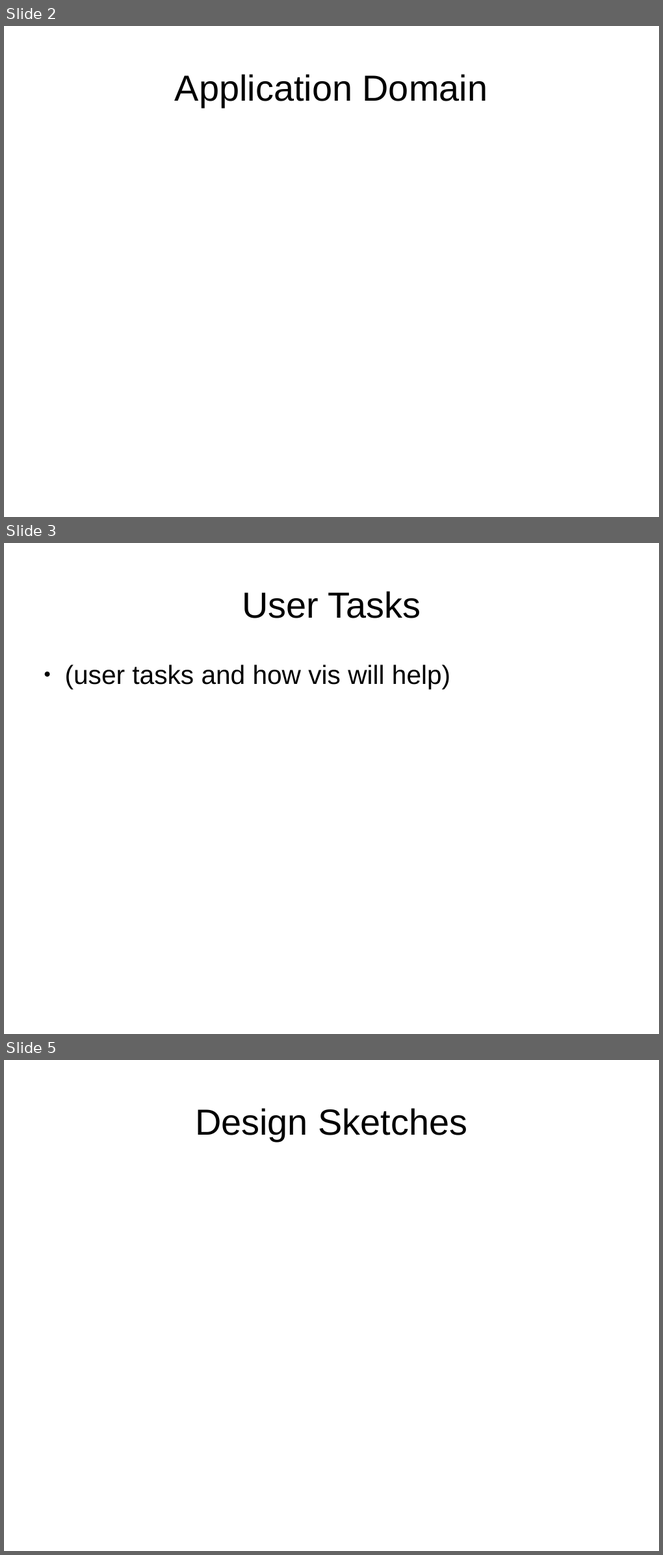
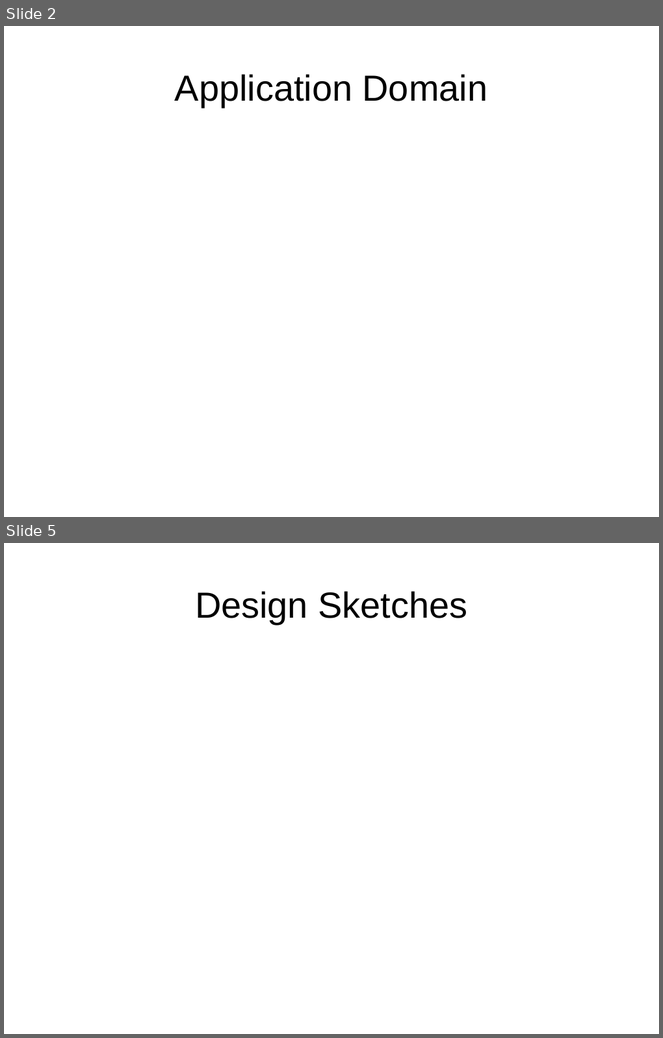
Before and after one commit to seachel/Treehehe, a slide deck: Presentation/VA_presentation.odp. Shown one above the other, each under a label of ours: slides 2, 3 and 5 before the commit, slides 2 and 5 after it; the slides between them are not shown. The pictures are 663x1555 and 663x1038 pixels, drawn with LibreOffice and Linux fonts; fonts in the diff are those of the drawing. Boxes give left, top, right and bottom in pixels: in the first picture for what was removed or moved away, otherwise in the second. Text is boxed around its words. In the diff, an @@ line names an element or a change of style, - is before the commit and + after.

```diff
--- a/Presentation/VA_presentation.odp
+++ b/Presentation/VA_presentation.odp
@@ slide 3 removed at [4, 543, 659, 1034], background #FFFFFF @@
@@ title removed at [242, 591, 421, 618] @@
-User Tasks
@@ text removed at [65, 665, 451, 689] @@
-● (user tasks and how vis will help)
```
Also in this commit, not shown: 2 slides added, 2 other slides removed, 3 other files.
